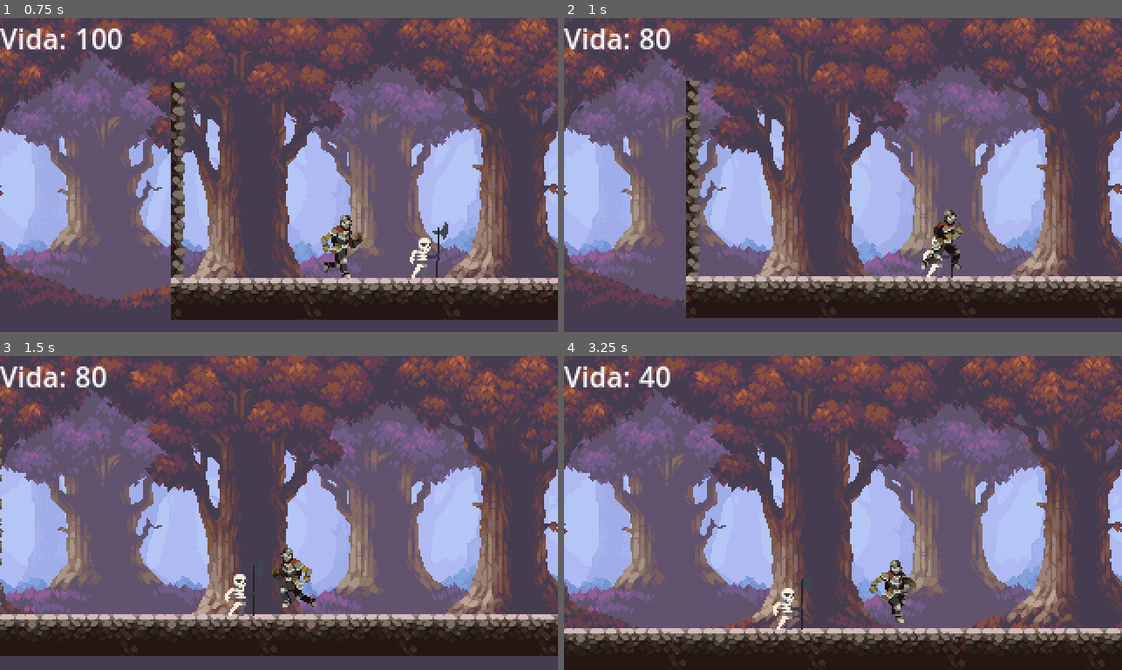
Above: before the commit, frames 1-4 (two rows, left to right).
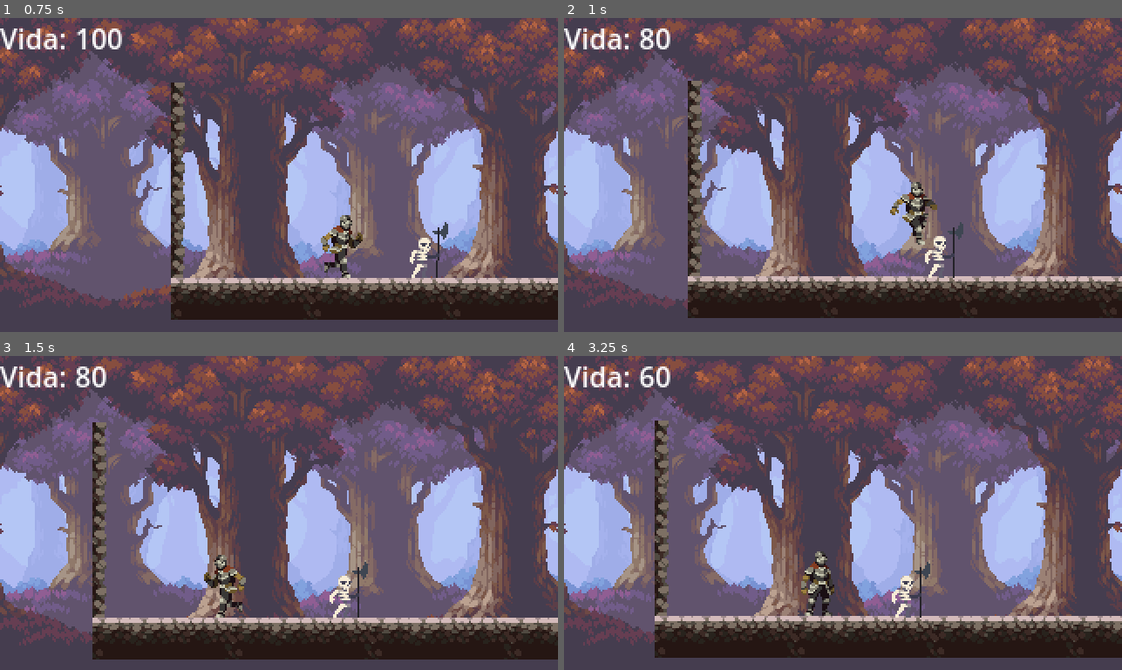
Above: after the commit, the same moments.

Repository: Luis-Blash/godot_caballero
Game: Godot game, scene res://Scene/Game.tscn
Two runs of this game, one before a commit and one after it. Both use one fixed random seed, a clock stepped at 60 frames per second and the inputs below.
Inputs:
- Up to frame 1 (0.75 s): hold Right (ui_right) from 0.53 s (still down)
- Up to frame 2 (1 s): keep holding Right (ui_right)
- Up to frame 3 (1.5 s): release Right (ui_right) at 1.28 s; hold Left (ui_left) from 1.28 s (still down)
- Up to frame 4 (3.25 s): release Left (ui_left) at 2.03 s; hold Right (ui_right) 2.03-2.78 s; hold Up (ui_up) from 2.78 s (still down)

Frame 1 is identical in both runs. In frame 2, 3.2% of the frame differs, in the area x 21-100%, y 20-96%; in frame 3, 9.8%; in frame 4, 15%, in the area x 0-100%, y 3-100%.

Commit message:
feat: action damage player collision

Diff:
--- a/Scene/Player.tscn
+++ b/Scene/Player.tscn
@@ -157,6 +157,9 @@
 shape = SubResource("RectangleShape2D_lmdgu")
 disabled = true
 
+[node name="TimerDamage" type="Timer" parent="."]
+
 [connection signal="animation_finished" from="AnimationPlayer" to="." method="_on_animation_player_animation_finished"]
 [connection signal="animation_started" from="AnimationPlayer" to="." method="_on_animation_player_animation_started"]
 [connection signal="area_entered" from="AreaAttack" to="." method="_on_area_attack_area_entered"]
+[connection signal="timeout" from="TimerDamage" to="." method="_on_timer_damage_timeout"]
--- a/Scripts/Player.gd
+++ b/Scripts/Player.gd
@@ -9,20 +9,29 @@
 # colision de ataque
 @onready var collision_attack_one = $AreaAttack/Attack
 
+# salto y gravedad
 var mass : float = 3
 @export var speed : float = 200
 var is_jumping: bool = false
 @export var jump_speed: float = 400
 
+# botones click
 var jump_key = false
 var left_key = false
 var right_key = false
 var attack_key = false
 
+# selecion de animacion de ataque
 var select_animation_attack = 0
 
+# vida y ataque
 @export var life:float = 100
 @export var attack_power:float = 10
+
+#recibir ataque
+var is_receives_damage: bool = false
+@onready var timer_damage = $TimerDamage
+
 # instance another
 @onready var gui = $"../Gui"
 
@@ -63,15 +72,17 @@
 
 
 func motion_ctrl() -> void:
+	if get_collision_floor():
+		if is_receives_damage:
+			on_recive_damage()
+		else:
+			velocity = Vector2.ZERO
 
-	if get_collision_floor():
-		velocity = Vector2.ZERO
-
-	if !get_collision_wall() && !attack_key:
+	if !get_collision_wall() && !attack_key && !is_receives_damage:
 		velocity.x = Global.get_axis().x * speed
 
 	# si esta tocando el suelo puedes saltar
-	if get_collision_floor() && jump_key && !attack_key:
+	if get_collision_floor() && jump_key && !attack_key && !is_receives_damage:
 		if !get_collision_wall():
 			velocity.y = -jump_speed
 			is_jumping = true
@@ -85,6 +96,9 @@
 
 
 func select_animation():
+	if is_receives_damage:
+		_animation_player.play("Jump_player")
+		return
 
 	if ((left_key || right_key) && get_collision_floor() && !attack_key):
 		_animation_player.play("run_player")
@@ -144,10 +158,24 @@
 			select_animation_attack = 0
 
 func collision_enemy(value:float = 10 ):
-	life -= value
-	signal_custom("life_update",life)
+	if !is_receives_damage:
+		life -= value
+		signal_custom("life_update",life)
+
+	is_receives_damage = true
+	timer_damage.wait_time = 0.40
+	timer_damage.start()
+
 	if(life <= 0):
 		death_persont()
+
+func on_recive_damage():
+	if _sprite_player.flip_h:
+		velocity.x = 1 * speed / 2
+		velocity.y = -jump_speed
+	else:
+		velocity.x = -1 * speed / 2
+		velocity.y = -jump_speed
 
 func death_persont():
 	print('death')
@@ -163,3 +191,7 @@
 			gui.emit_signal("update_life", data)
 		_:
 			print('No hay')
+
+func _on_timer_damage_timeout():
+	print("acabo timer")
+	is_receives_damage = false
